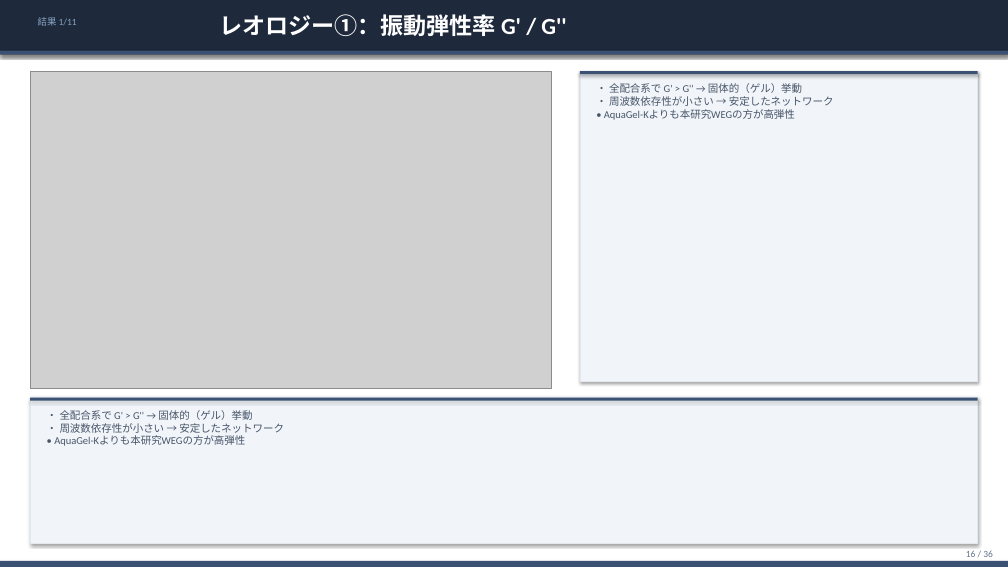
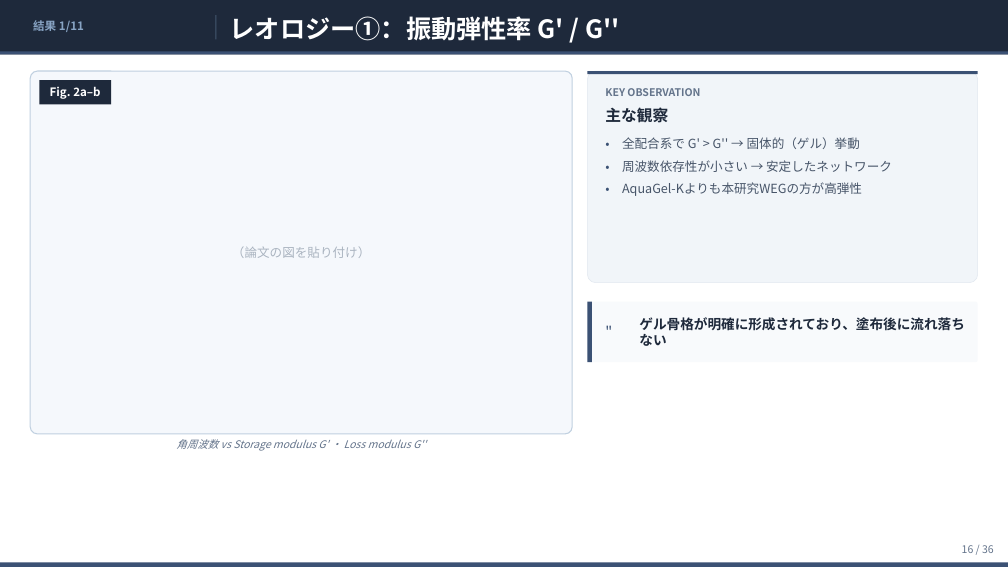
Before and after one commit to ytaisei0525-design/my-first-claude, a slide deck: slide 16 of slides.pptx. Drawn at 1008x567 pixels with LibreOffice and Linux fonts; fonts in the diff are those of the drawing; grey boxes stand for pictures. Boxes give left, top, right and bottom in pixels: in the first picture for what was removed or moved away, otherwise in the second. Text is boxed around its words. In the diff, an @@ line names an element or a change of style, - is before the commit and + after.

```diff
--- a/slides.pptx
+++ b/slides.pptx
@@ rectangle removed at bbox=[0, 0, 1008, 567] @@
@@ text "結果 1/11" at bbox=[33, 20, 84, 32]: size 9 to 11 pt, font Calibri to Noto Sans CJK JP, bold on; vertical alignment top to middle @@
@@ rectangle added at bbox=[216, 15, 216, 39], fill #445870 @@
@@ text "レオロジー①：振動弾性率 G' / G''": place and size @@
-text "レオロジー①：振動弾性率 G' / G''" at bbox=[219, 14, 566, 36]
+text "レオロジー①：振動弾性率 G' / G''" at bbox=[230, 16, 619, 41]
@@ text "レオロジー①：振動弾性率 G' / G''" at bbox=[230, 16, 619, 41]: size 22 to 24 pt, font Calibri to Noto Sans CJK JP; vertical alignment top to middle @@
@@ picture removed at bbox=[30, 71, 551, 389] @@
@@ rounded rectangle added at bbox=[30, 71, 572, 434], fill #F5F8FC, outline #C0D0E0 1 pt @@
@@ rectangle added at bbox=[39, 80, 111, 104], fill #1E293B @@
@@ text added at bbox=[50, 86, 100, 99], 11 pt, text #FFFFFF, bold @@
+Fig. 2a–b
@@ rectangle removed at bbox=[580, 71, 978, 381] @@
@@ shadow off in 4 elements at bbox=[0, 0, 1008, 54], bbox=[0, 51, 1008, 54], bbox=[0, 563, 1008, 567], bbox=[588, 71, 978, 74] @@
@@ rectangle: place and size @@
-rectangle at bbox=[580, 71, 978, 74]
+rectangle at bbox=[588, 71, 978, 74]
@@ rounded rectangle added at bbox=[588, 71, 978, 283], fill #F1F5F9, outline #E2E8F0 0.5 pt @@
@@ text added at bbox=[605, 88, 700, 96], 10 pt, text #64748B, bold @@
+KEY OBSERVATION
@@ text added at bbox=[605, 107, 668, 123], 15 pt, text #1E293B, bold @@
+主な観察
@@ text added at bbox=[603, 135, 618, 157], 12 pt, text #3B5174 @@
+•
@@ text added at bbox=[622, 137, 860, 149], 12 pt, text #475569 @@
+全配合系で G' > G'' → 固体的（ゲル）挙動
@@ text added at bbox=[603, 157, 618, 180], 12 pt, text #3B5174 @@
+•
@@ text at bbox=[622, 160, 892, 172]: text changed; size 10 to 12 pt; font Calibri to Noto Sans CJK JP @@
-• 全配合系で G' > G'' → 固体的（ゲル）挙動
-• 周波数依存性が小さい → 安定したネットワーク
-• AquaGel-Kよりも本研究WEGの方が高弾性
+周波数依存性が小さい → 安定したネットワーク
@@ text added at bbox=[603, 180, 618, 203], 12 pt, text #3B5174 @@
+•
@@ text added at bbox=[622, 182, 862, 196], 12 pt, text #475569 @@
+AquaGel-Kよりも本研究WEGの方が高弾性
@@ text added at bbox=[232, 247, 370, 258], 12 pt, text #AAB4C0 @@
+（論文の図を貼り付け）
@@ rounded rectangle added at bbox=[588, 302, 978, 362], fill #F8FAFC @@
@@ rectangle added at bbox=[588, 302, 592, 362], fill #3B5174 @@
@@ text added at bbox=[603, 302, 633, 362], 14 pt, text #3B5174 @@
+"
@@ text added at bbox=[639, 317, 964, 346], 13 pt, text #1E293B, bold @@
+ゲル骨格が明確に形成されており、塗布後に流れ落ちない
@@ rectangle removed at bbox=[30, 398, 978, 544] @@
@@ rectangle removed at bbox=[30, 398, 978, 401] @@
@@ text removed at bbox=[54, 410, 284, 446] @@
-• 全配合系で G' > G'' → 固体的（ゲル）挙動
-• 周波数依存性が小さい → 安定したネットワーク
-• AquaGel-Kよりも本研究WEGの方が高弾性
@@ text added at bbox=[176, 439, 426, 451], 10 pt, text #64748B, italic @@
+角周波数 vs Storage modulus G' ・ Loss modulus G''
@@ text "16 / 36" at bbox=[962, 545, 994, 553]: size 9 to 10 pt, font Calibri to Noto Sans CJK JP @@
```
Also in this commit, not shown: 34 other slides changed, 1 slide added, 1 slide removed, 1 other file.
